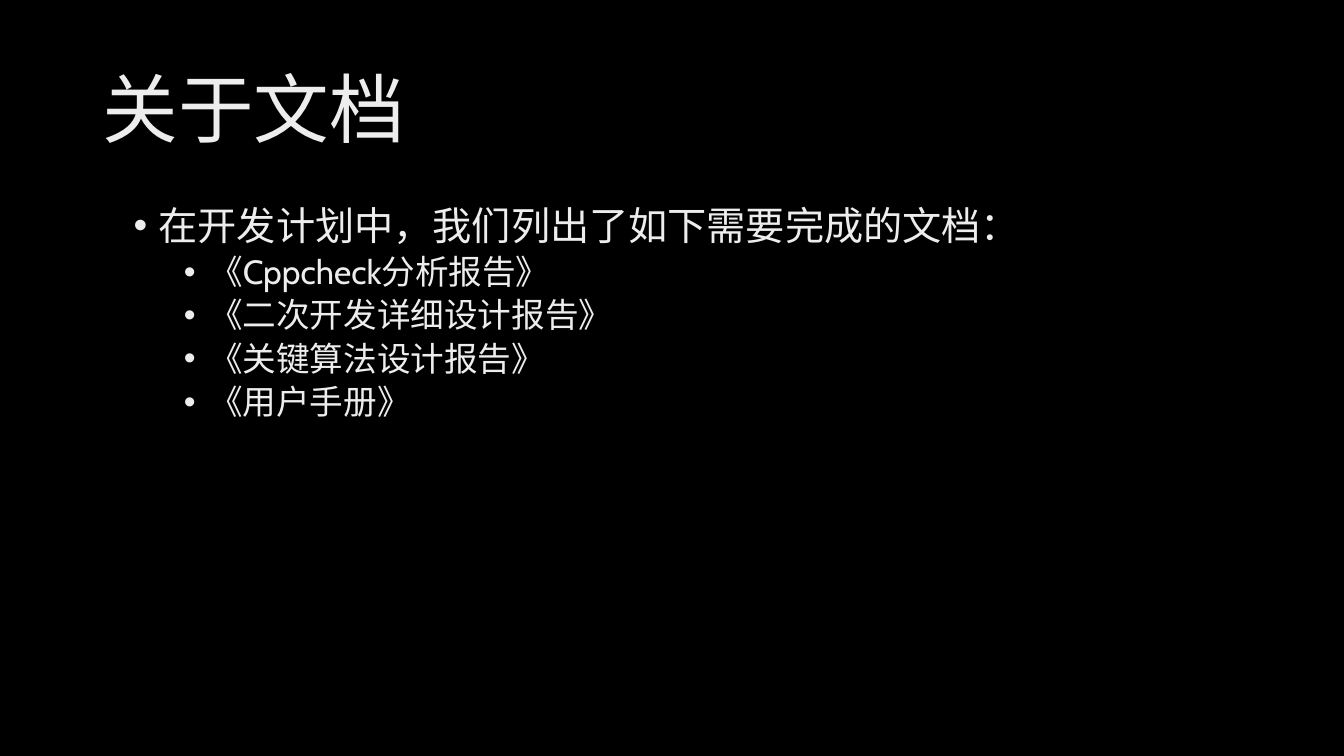
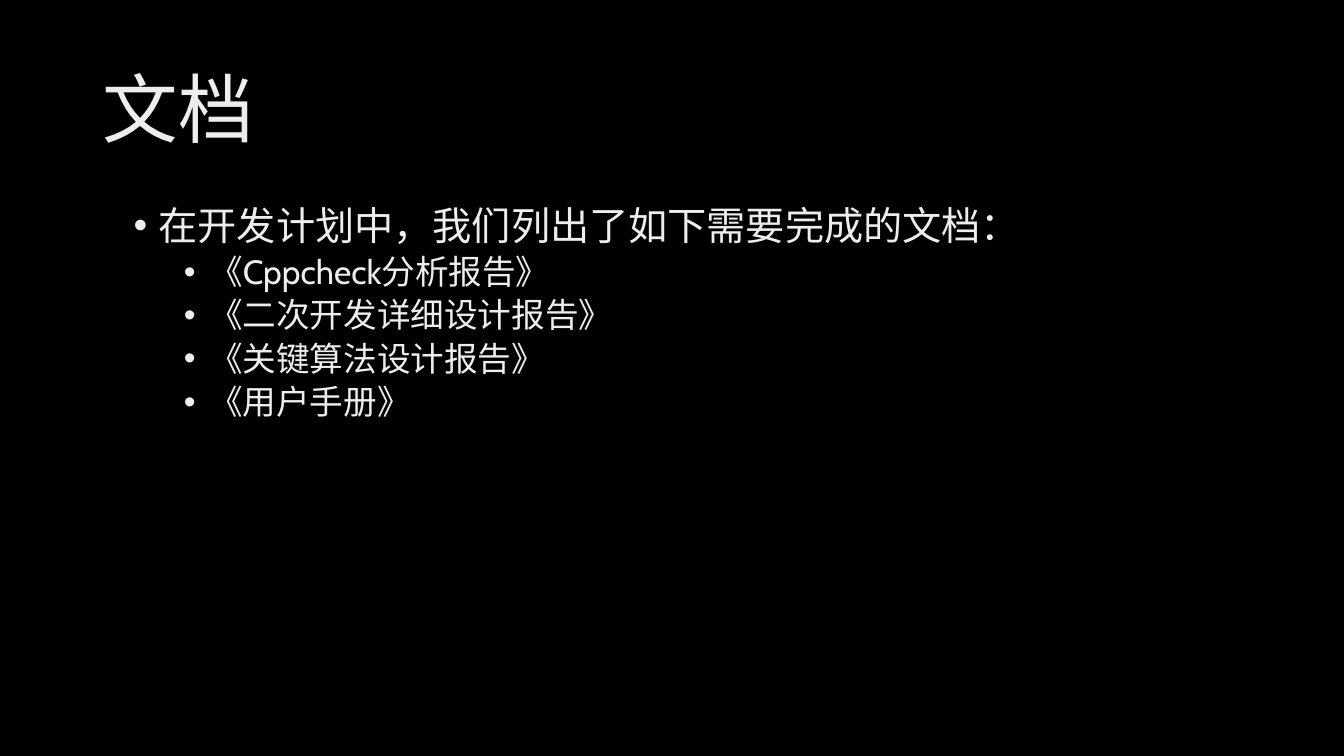
Before and after one commit to HSCppcheck/Cppcheck, a slide deck: slide 6 of 汇报/第六周课堂汇报.pptx. Drawn at 1344x756 pixels with LibreOffice and Linux fonts; fonts in the diff are those of the drawing; background and template pictures are left out. Boxes give left, top, right and bottom in pixels: in the first picture for what was removed or moved away, otherwise in the second. Text is boxed around its words. In the diff, an @@ line names an element or a change of style, - is before the commit and + after.

```diff
--- a/汇报/第六周课堂汇报.pptx
+++ b/汇报/第六周课堂汇报.pptx
@@ title at box(102, 73, 253, 143): text changed @@
-关于文档
+文档
```
Also in this commit, not shown: 3 other slides changed, 3 slides added, 1 other file.
